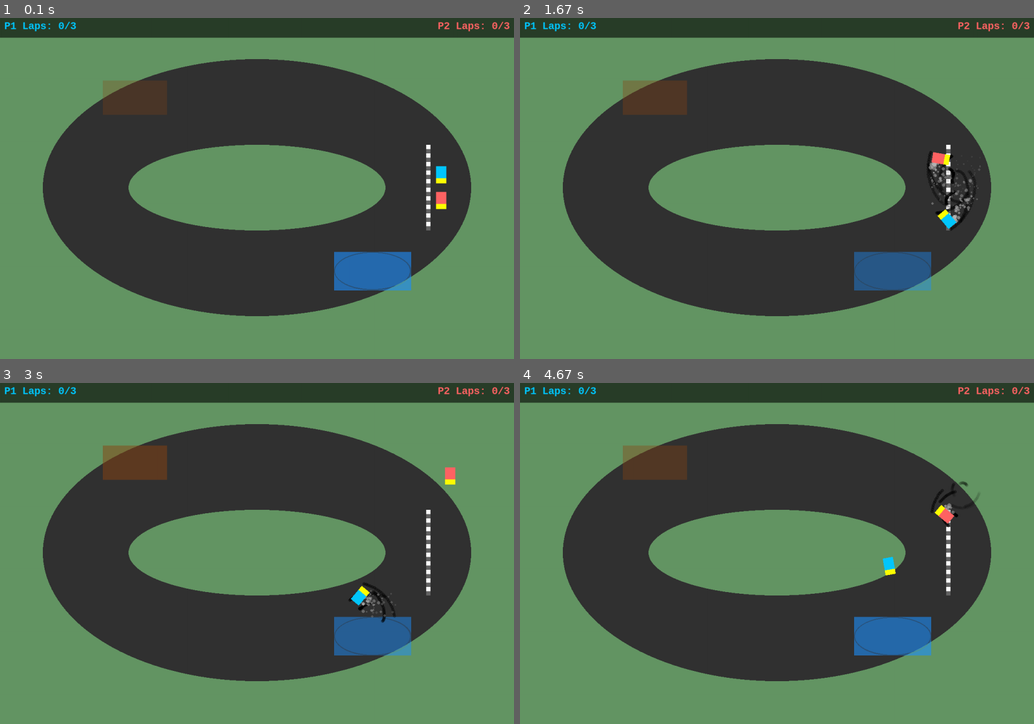
Above: before the commit, frames 1-4 (two rows, left to right).
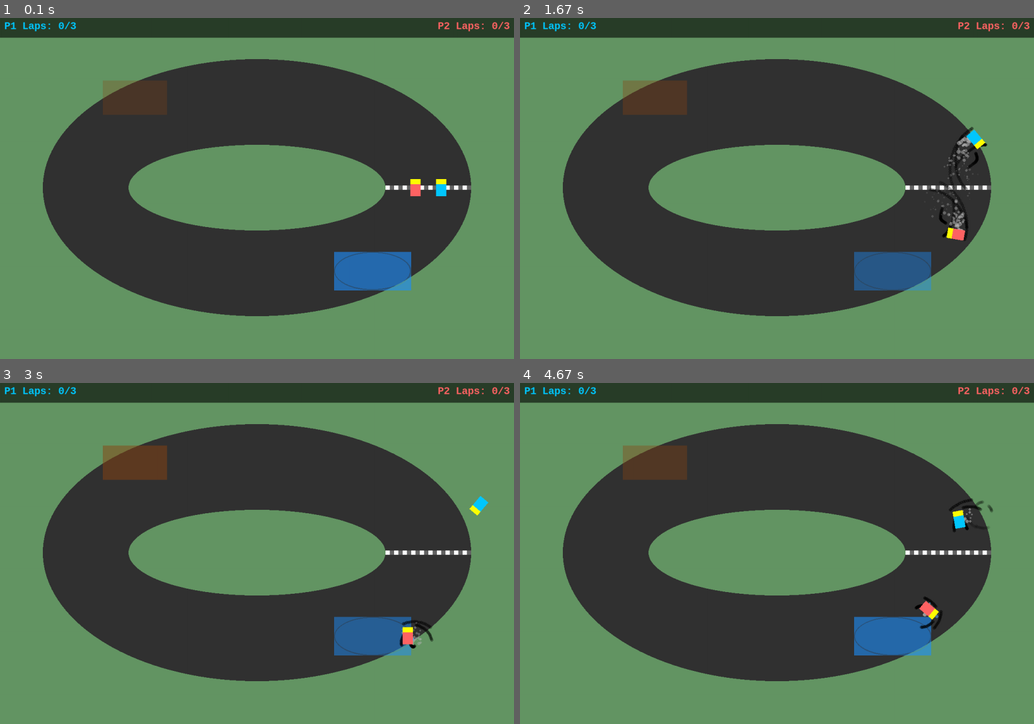
Above: after the commit, the same moments.

Repository: Varun-Chinthoju/LearningPython
Game: pygame game, started from pygame_Learning/Drift_Racers/Racing_Game.py
Two runs of this game, one before a commit and one after it. Both use one fixed random seed, a clock stepped at 60 frames per second and the inputs below.
Inputs:
- Up to frame 1 (0.1 s): no input
- Up to frame 2 (1.67 s): hold Right 0.33-0.8 s; hold Up 0.83-1.13 s; hold W 0.83-1.13 s; hold Right 1.17-1.63 s; hold D 1.17-1.63 s
- Up to frame 3 (3 s): hold Left 1.67-2.2 s; hold A 1.67-2.2 s; hold Down 2.23-2.53 s; hold S 2.23-2.53 s; hold Left 2.57-2.97 s; hold A 2.57-2.97 s
- Up to frame 4 (4.67 s): hold Up 3-3.37 s; hold W 3-3.37 s; hold Right 3.4-4.03 s; hold D 3.4-4.03 s; hold Down 4.07-4.43 s; hold S 4.07-4.43 s; hold Left from 4.47 s (still down); hold A from 4.47 s (still down)

The runs differ from the first frame. In frame 1, 0.7% of the frame differs, in the area x 75-92%, y 37-63%; in frame 2, 1.4%, in the area x 75-92%, y 31-66%; in frame 3, 1.2%; in frame 4, 1.1%.

Commit message:
FINISHED GAME

Diff:
--- a/pygame_Learning/Drift_Racers/Racing_Game.py
+++ b/pygame_Learning/Drift_Racers/Racing_Game.py
@@ -46,8 +46,7 @@
 
 # Start/Finish Line
 START_FINISH_Y = HEIGHT // 2
-START_FINISH_LINE = pygame.Rect(WIDTH - TRACK_MARGIN - TRACK_WIDTH_PX // 2 - 5, START_FINISH_Y - TRACK_WIDTH_PX // 2,
-                                10, TRACK_WIDTH_PX)
+START_FINISH_LINE = pygame.Rect(WIDTH - TRACK_MARGIN - TRACK_WIDTH_PX - TRACK_WIDTH_PX // 2 + 100, HEIGHT // 2-5, TRACK_WIDTH_PX, 10)
 
 # Checkpoints
 CHECKPOINTS = [
@@ -124,9 +123,9 @@
 
 # --- Player Properties ---
 # Keep the structure, add velocity back from original code
-start_pos1 = [START_FINISH_LINE.centerx + 30, START_FINISH_LINE.centery - 30]
-start_pos2 = [START_FINISH_LINE.centerx + 30, START_FINISH_LINE.centery + 30]
-start_angle = -90 # Pointing left
+start_pos1 = [START_FINISH_LINE.centerx + 30, START_FINISH_LINE.centery]
+start_pos2 = [START_FINISH_LINE.centerx - 30, START_FINISH_LINE.centery]
+start_angle = -270 # Pointing left
 
 players = [
     {"pos": list(start_pos1), "angle": start_angle, "speed": 0, "velocity": [0.0, 0.0], "lap": 0, "next_checkpoint": 0, "surface": player1_car_orig, "off_track": False, "finished": False, "finish_time": 0},
